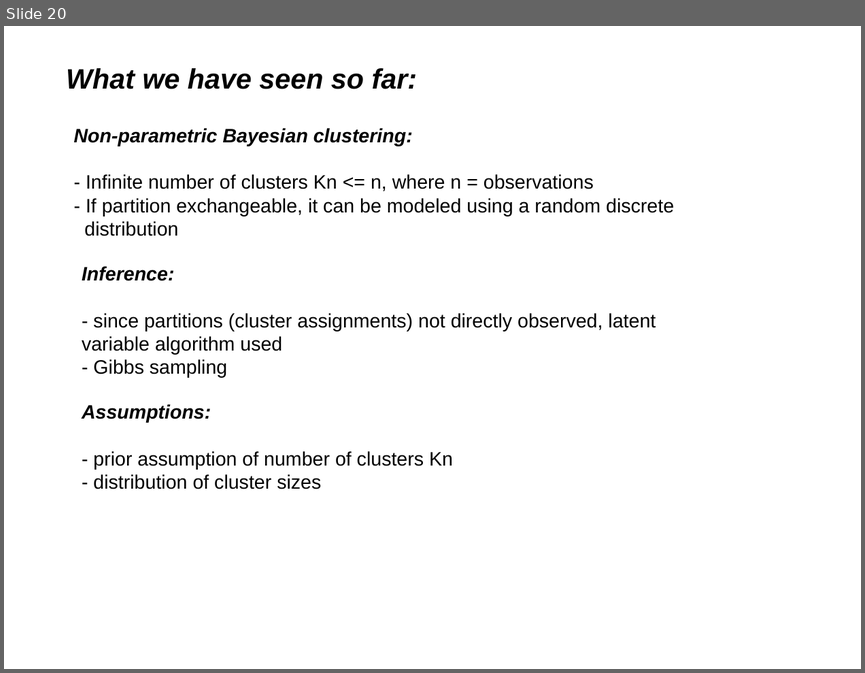
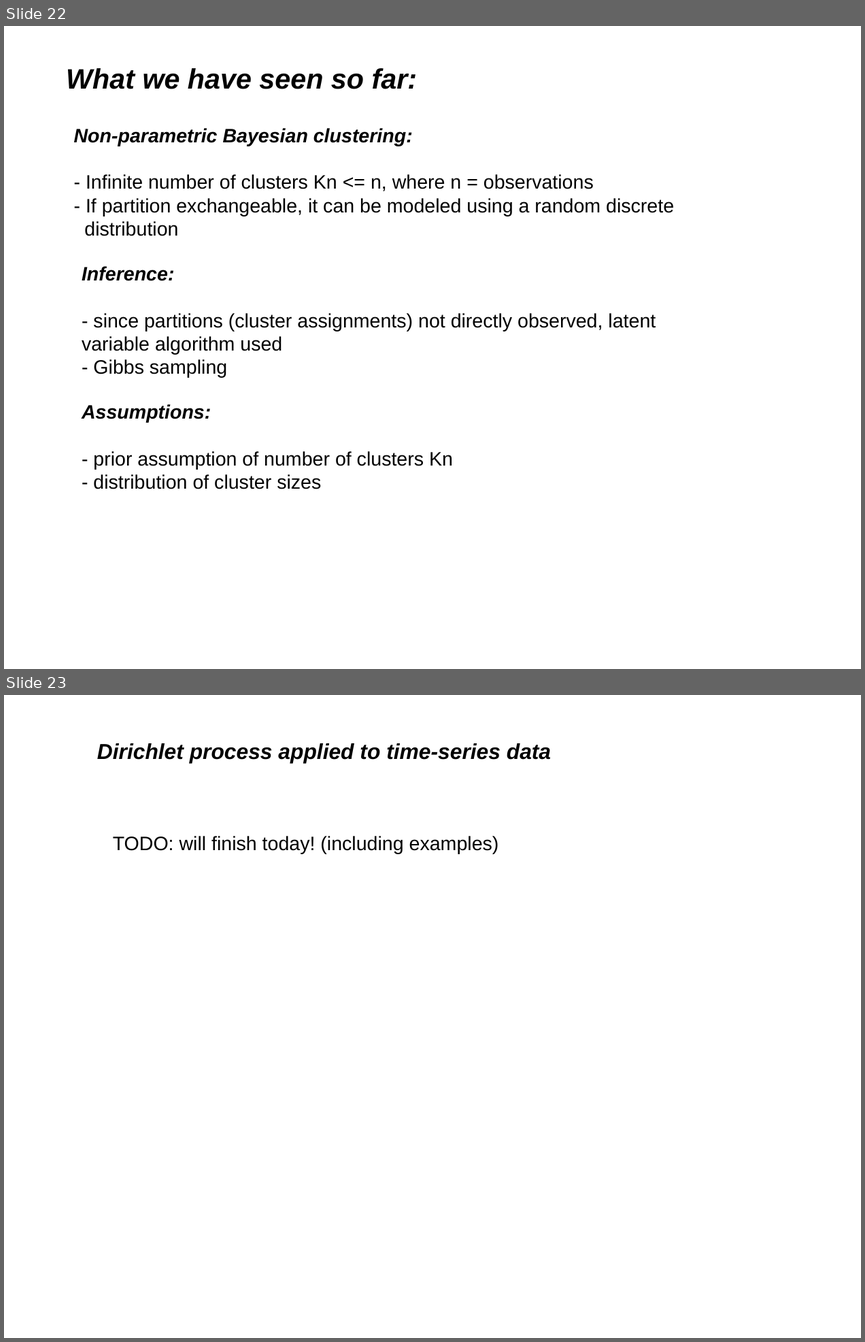
Before and after one commit to afcarl/Dirichlet_Processes, a slide deck: version_2.odp. Shown one above the other, each under a label of ours: slide 20 before the commit, slides 22 and 23 after it. The pictures are 865x673 and 865x1342 pixels, drawn with LibreOffice and Linux fonts; fonts in the diff are those of the drawing. Boxes give left, top, right and bottom in pixels: in the first picture for what was removed or moved away, otherwise in the second. Text is boxed around its words. In the diff, an @@ line names an element or a change of style, - is before the commit and + after.

```diff
--- a/version_2.odp
+++ b/version_2.odp
@@ slide 23 added at (4,695,861,1338), background #FFFFFF @@
@@ text added at (97,743,551,763), 20 pt, text #000000, bold, italic @@
+Dirichlet process applied to time-series data
@@ text added at (113,836,499,854), 18 pt, text #000000 @@
+TODO: will finish today! (including examples)
@@ what was slide 20 is now slide 22 @@
```
Also in this commit, not shown: 3 slides changed, 2 other slides added, 1 slide removed.
